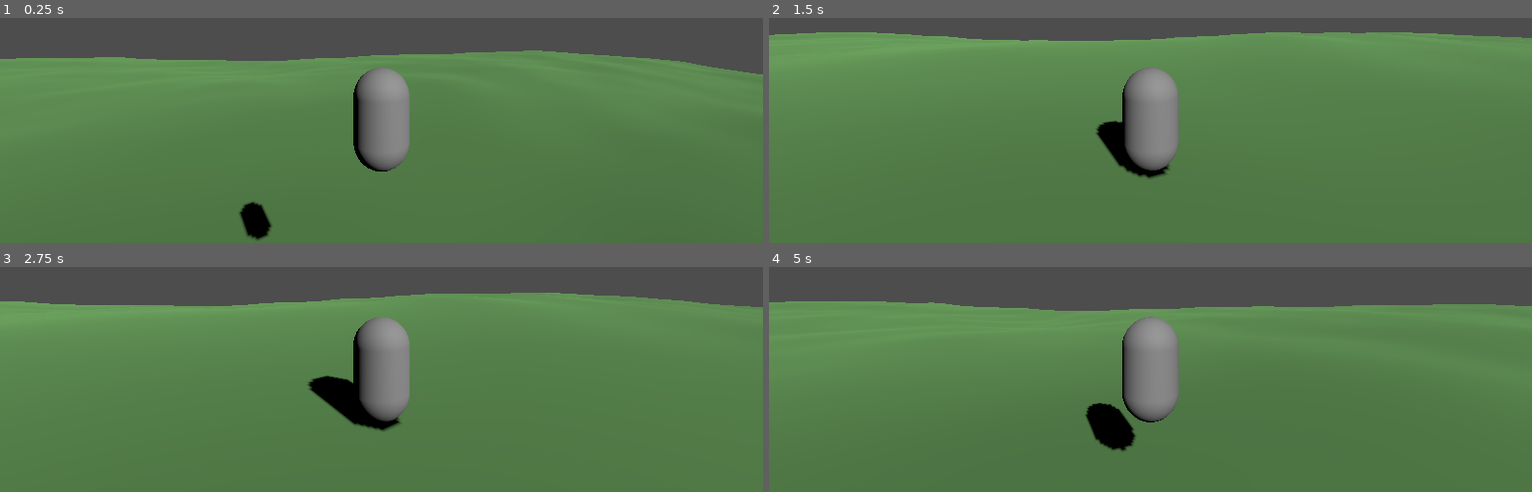
Above: before the commit, frames 1-4 (two rows, left to right).
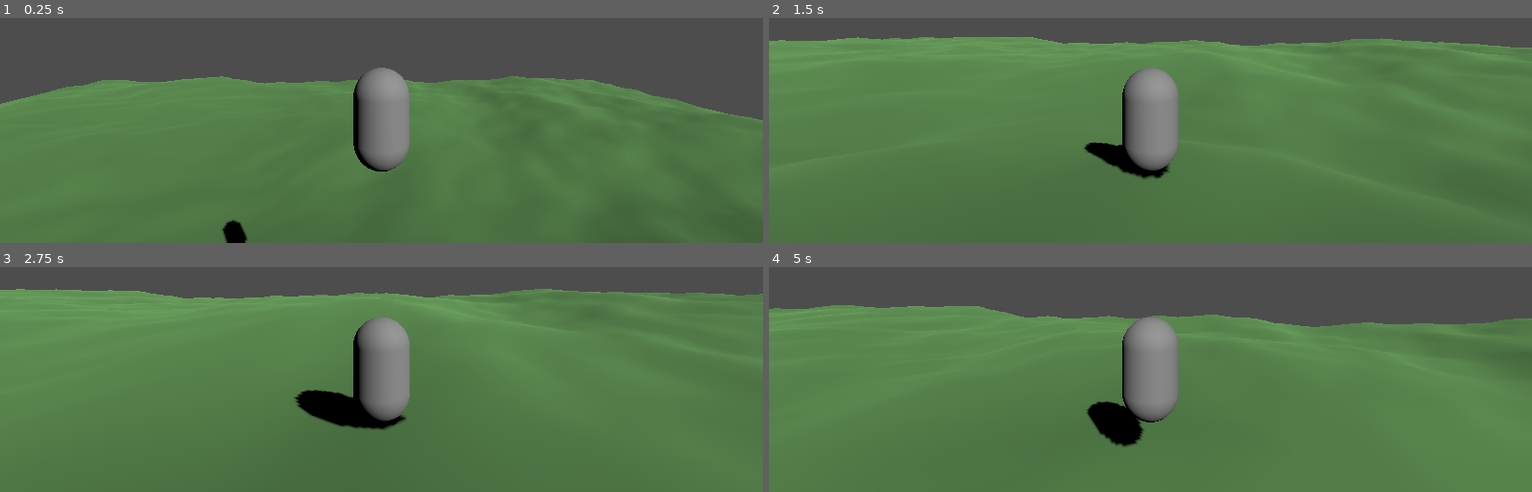
Above: after the commit, the same moments.

Repository: lawrencelin97/Big-Bad-Wolf
Game: Godot game, scene res://scenes/Main.tscn
The game is run twice, just before and just after one commit, with the same random seed, the same clock (stepped at 60 frames per second) and the same inputs.
Inputs (mouse positions are in pixels of both pictures, inside the frame that each line leads up to):
- Up to frame 1 (0.25 s): no input
- Up to frame 2 (1.5 s): move the mouse to (1188, 27) at 0.52 s; hold W (move_forward) from 0.53 s (still down); tap Space (jump) at 0.77 s; move the mouse to (1112, 31) at 1.27 s
- Up to frame 3 (2.75 s): keep holding W (move_forward); tap Space (jump) at 1.52 s; move the mouse to (396, 271) at 2.02 s
- Up to frame 4 (5 s): keep holding W (move_forward); move the mouse to (1142, 285) at 2.77 s; tap Space (jump) at 3.02, 3.77, 4.52 s; move the mouse to (1203, 282) at 3.52 s; move the mouse to (1089, 273) at 4.27 s

The runs differ from the first frame. In frame 1, 13% of the frame differs, in the area x 0-100%, y 14-100%; in frame 2, 3.4%; in frame 3, 4.7%; in frame 4, 5.2%.

Commit message:
messing with aoes

Diff:
--- a/scenes/Main.tscn
+++ b/scenes/Main.tscn
@@ -1,20 +1,20 @@
-[gd_scene format=3 uid="uid://bx3main00001"]
+[gd_scene load_steps=4 format=3 uid="uid://bx3main00001"]
 
-[ext_resource type="Script" uid="uid://cd1wbhtbu353g" path="res://scripts/TerrainGenerator.gd" id="1"]
-[ext_resource type="PackedScene" uid="uid://bx3player0001" path="res://scenes/Player.tscn" id="2"]
-[ext_resource type="PackedScene" uid="uid://bx3boss00001" path="res://scenes/Boss.tscn" id="3"]
+[ext_resource type="Script" path="res://scripts/TerrainGenerator.gd" id="1"]
+[ext_resource type="PackedScene" path="res://scenes/Player.tscn" id="2"]
+[ext_resource type="PackedScene" path="res://scenes/Boss.tscn" id="3"]
 
-[node name="Main" type="Node3D" unique_id=622875861]
+[node name="Main" type="Node3D"]
 
-[node name="Terrain" type="MeshInstance3D" parent="." unique_id=1294037220]
+[node name="Terrain" type="MeshInstance3D" parent="."]
 script = ExtResource("1")
 
-[node name="DirectionalLight3D" type="DirectionalLight3D" parent="." unique_id=1844109966]
+[node name="DirectionalLight3D" type="DirectionalLight3D" parent="."]
 transform = Transform3D(0.8, -0.5, 0.3, 0, 0.87, 0.5, -0.6, -0.4, 0.7, 0, 15, 0)
 shadow_enabled = true
 
-[node name="Player" parent="." unique_id=1010764341 instance=ExtResource("2")]
+[node name="Player" parent="." instance=ExtResource("2")]
 transform = Transform3D(1, 0, 0, 0, 1, 0, 0, 0, 1, 5, 10, 5)
 
-[node name="Boss" parent="." unique_id=842714539 instance=ExtResource("3")]
+[node name="Boss" parent="." instance=ExtResource("3")]
 transform = Transform3D(1, 0, 0, 0, 1, 0, 0, 0, 1, 20, 6, 20)
--- /dev/null
+++ b/scenes/attacks/AOEAttack.tscn
@@ -0,0 +1,24 @@
+[gd_scene load_steps=4 format=3 uid="uid://c1aoeattack01"]
+
+[ext_resource type="Script" path="res://scripts/attacks/AOEAttack.gd" id="1"]
+
+[sub_resource type="StandardMaterial3D" id="StandardMaterial3D_fill"]
+transparency = 1
+shading_mode = 0
+albedo_color = Color(1, 0, 0, 0.18)
+render_priority = 1
+
+[sub_resource type="StandardMaterial3D" id="StandardMaterial3D_ring"]
+transparency = 1
+shading_mode = 0
+albedo_color = Color(1, 0, 0, 0.9)
+render_priority = 2
+
+[node name="AOEAttack" type="Node3D"]
+script = ExtResource("1")
+
+[node name="FillMesh" type="MeshInstance3D" parent="."]
+material_override = SubResource("StandardMaterial3D_fill")
+
+[node name="RingMesh" type="MeshInstance3D" parent="."]
+material_override = SubResource("StandardMaterial3D_ring")
--- /dev/null
+++ b/scenes/attacks/CircleAOE.tscn
@@ -0,0 +1,7 @@
+[gd_scene load_steps=3 format=3 uid="uid://c1circleaoe01"]
+
+[ext_resource type="PackedScene" path="res://scenes/attacks/AOEAttack.tscn" id="1"]
+[ext_resource type="Script" path="res://scripts/attacks/CircleAOE.gd" id="2"]
+
+[node name="CircleAOE" instance=ExtResource("1")]
+script = ExtResource("2")
--- a/scripts/Boss.gd
+++ b/scripts/Boss.gd
@@ -2,30 +2,21 @@
 
 @export var max_health: int = 500
 @export var move_speed: float = 2.0        # slow — size implies weight
-@export var attack_radius: float = 6.0     # both the trigger range AND the AOE damage/telegraph radius
+@export var attack_radius: float = 6.0     # trigger range AND the AOE's radius
 @export var attack_damage: int = 30
 @export var telegraph_time: float = 1.0    # big enemies need a readable tell before the hit lands
 @export var attack_cooldown: float = 1.2
-@export var telegraph_y_offset: float = -3.95  # local Y so the circle sits at the boss's feet (adjust to your model)
-@export var telegraph_ground_clearance: float = 0.2  # tiny lift above terrain to prevent z-fighting on hills
 
 const GRAVITY = 20.0
+const CircleAOEScene := preload("res://scenes/attacks/CircleAOE.tscn")
 
 var current_health: int
 var player: Node3D
 var attacking := false
 
-var telegraph: Node3D
-var fill_material: StandardMaterial3D
-var ring_material: StandardMaterial3D
-var pulse_tween: Tween
-
-@onready var mesh: MeshInstance3D = $MeshInstance3D
-
 func _ready():
 	current_health = max_health
 	player = get_tree().get_first_node_in_group("player")
-	_create_telegraph_visual()
 
 func _physics_process(delta):
 	if not is_on_floor():
@@ -53,89 +44,19 @@
 
 	move_and_slide()
 
-## Builds a flat red disc + brighter ring, both unshaded and depth-test-disabled
-## so they read clearly as a ground telegraph even over hilly terrain.
-func _create_telegraph_visual():
-	telegraph = Node3D.new()
-	telegraph.name = "TelegraphCircle"
-	add_child(telegraph)
-	telegraph.position = Vector3(0, telegraph_y_offset + telegraph_ground_clearance, 0)
-	telegraph.scale = Vector3(attack_radius, 1.0, attack_radius)
-	telegraph.visible = false
-
-	# Fill disc
-	var fill_mesh = CylinderMesh.new()
-	fill_mesh.top_radius = 1.0
-	fill_mesh.bottom_radius = 1.0
-	fill_mesh.height = 0.02
-	fill_mesh.radial_segments = 48
-	var fill_instance = MeshInstance3D.new()
-	fill_instance.mesh = fill_mesh
-
-	fill_material = StandardMaterial3D.new()
-	fill_material.shading_mode = BaseMaterial3D.SHADING_MODE_UNSHADED
-	fill_material.transparency = BaseMaterial3D.TRANSPARENCY_ALPHA
-	fill_material.albedo_color = Color(1, 0, 0, 0.18)
-	#fill_material.no_depth_test = true       # draw on top of terrain instead of clipping into hills
-	fill_material.render_priority = 1
-	fill_instance.material_override = fill_material
-	telegraph.add_child(fill_instance)
-
-	# Brighter edge ring so the boundary of the AOE is unambiguous
-	var ring_mesh = TorusMesh.new()
-	ring_mesh.inner_radius = 0.92
-	ring_mesh.outer_radius = 1.0
-	ring_mesh.rings = 48
-	ring_mesh.ring_segments = 8
-	var ring_instance = MeshInstance3D.new()
-	ring_instance.mesh = ring_mesh
-
-	ring_material = StandardMaterial3D.new()
-	ring_material.shading_mode = BaseMaterial3D.SHADING_MODE_UNSHADED
-	ring_material.transparency = BaseMaterial3D.TRANSPARENCY_ALPHA
-	ring_material.albedo_color = Color(1, 0, 0, 0.9)
-	#ring_material.no_depth_test = true
-	ring_material.render_priority = 2
-	ring_instance.material_override = ring_material
-	telegraph.add_child(ring_instance)
-
 func _start_attack():
 	attacking = true
-	_show_telegraph()
-	await get_tree().create_timer(telegraph_time).timeout
-	_hide_telegraph()
-	_deal_attack_damage()
+
+	var atk: CircleAOE = CircleAOEScene.instantiate()
+	get_tree().current_scene.add_child(atk)
+	atk.radius = attack_radius
+	atk.damage = attack_damage
+	atk.telegraph_time = telegraph_time
+
+	await atk.execute(global_position)
+
 	await get_tree().create_timer(attack_cooldown).timeout
 	attacking = false
-
-func _show_telegraph():
-	telegraph.visible = true
-	fill_material.albedo_color.a = 0.12
-	ring_material.albedo_color.a = 0.5
-
-	if pulse_tween:
-		pulse_tween.kill()
-	pulse_tween = create_tween()
-	pulse_tween.set_loops()
-	# Pulses faster as the attack gets closer to landing — classic MMO "fill up" tension.
-	var pulse_speed = max(telegraph_time / 4.0, 0.15)
-	pulse_tween.tween_property(fill_material, "albedo_color:a", 0.45, pulse_speed)
-	pulse_tween.parallel().tween_property(ring_material, "albedo_color:a", 1.0, pulse_speed)
-	pulse_tween.tween_property(fill_material, "albedo_color:a", 0.12, pulse_speed)
-	pulse_tween.parallel().tween_property(ring_material, "albedo_color:a", 0.5, pulse_speed)
-
-func _hide_telegraph():
-	if pulse_tween:
-		pulse_tween.kill()
-	telegraph.visible = false
-
-func _deal_attack_damage():
-	if not player or not player.has_method("take_damage"):
-		return
-	var to_player = player.global_position - global_position
-	to_player.y = 0
-	if to_player.length() <= attack_radius:
-		player.take_damage(attack_damage)
 
 func take_damage(amount: int):
 	current_health -= amount
--- a/scripts/TerrainGenerator.gd
+++ b/scripts/TerrainGenerator.gd
@@ -3,10 +3,10 @@
 ## Attach this to a MeshInstance3D. It builds a heightmap-based ground mesh
 ## with slight rolling hills and generates matching collision at runtime.
 
-@export var width: int = 200
-@export var depth: int = 200
-@export var height_scale: float = 10.0        # keep LOW for "slight" hills (try 2-5)
-@export var noise_frequency: float = 0.005    # lower = broader, gentler hills
+@export var width: int = 100
+@export var depth: int = 100
+@export var height_scale: float = 3.0        # keep LOW for "slight" hills (try 2-5)
+@export var noise_frequency: float = 0.04    # lower = broader, gentler hills
 @export var random_seed: int = 0             # 0 = random each run
 
 var noise := FastNoiseLite.new()
@@ -16,6 +16,7 @@
 	noise.frequency = noise_frequency
 	noise.seed = random_seed if random_seed != 0 else randi()
 	generate_terrain()
+	add_to_group("terrain")
 
 func generate_terrain():
 	var st = SurfaceTool.new()
--- /dev/null
+++ b/scripts/aoe_indicator.gd
@@ -0,0 +1,40 @@
+extends Node3D
+
+@export var expand_time := 1.5
+@export var max_radius := 1.0
+@export var damage := 25
+@export var delay_before_damage := 0.2
+
+var current_radius := 0.0
+var elapsed := 0.0
+var triggered := false
+
+@onready var mesh := $MeshInstance3D
+@onready var area := $Area3D
+
+func _process(delta):
+	if triggered:
+		return
+
+	elapsed += delta
+	current_radius = clamp(elapsed / expand_time, 0.0, 1.0)
+
+	# Update shader radius
+	var mat : ShaderMaterial = mesh.get_active_material()
+	mat.set_shader_parameter("radius", current_radius * max_radius)
+
+	# Update collision shape radius
+	var shape : CylinderShape3D = area.get_node("CollisionShape3D").shape
+	shape.radius = current_radius * max_radius * 2.0
+
+	# When fully expanded → deal damage
+	if elapsed >= expand_time + delay_before_damage:
+		triggered = true
+		apply_damage()
+		queue_free()
+
+
+func apply_damage():
+	for body in area.get_overlapping_bodies():
+		if body.has_method("take_damage"):
+			body.take_damage(damage)
--- /dev/null
+++ b/scripts/attacks/AOEAttack.gd
@@ -0,0 +1,132 @@
+class_name AOEAttack
+extends Node3D
+
+## Base class for ground-telegraphed AOE attacks (circle, cone, line, etc).
+## Subclasses only need to override _get_boundary_points() and _is_inside();
+## the telegraph visuals, terrain-conforming mesh, and damage resolution are
+## all handled here and shared by every shape.
+
+@export var radius: float = 6.0
+@export var damage: int = 30
+@export var telegraph_time: float = 1.0
+@export var color: Color = Color(1, 0, 0)
+@export var target_group: String = "player"
+@export var ground_clearance: float = 0.03
+@export var ring_thickness: float = 0.5
+
+signal telegraph_started
+signal attack_resolved(targets_hit: Array)
+
+var terrain: Node
+var pulse_tween: Tween
+
+@onready var fill_mesh_instance: MeshInstance3D = $FillMesh
+@onready var ring_mesh_instance: MeshInstance3D = $RingMesh
+@onready var fill_material: StandardMaterial3D = fill_mesh_instance.material_override.duplicate()
+@onready var ring_material: StandardMaterial3D = ring_mesh_instance.material_override.duplicate()
+
+func _ready():
+	# Duplicate materials so multiple attack instances don't share (and fight
+	# over) the same alpha-pulse animation.
+	fill_mesh_instance.material_override = fill_material
+	ring_mesh_instance.material_override = ring_material
+	fill_material.albedo_color = Color(color.r, color.g, color.b, fill_material.albedo_color.a)
+	ring_material.albedo_color = Color(color.r, color.g, color.b, ring_material.albedo_color.a)
+
+	terrain = get_tree().get_first_node_in_group("terrain")
+	top_level = true   # ignore parent rotation/scale — stays flat and world-aligned
+	visible = false
+
+## Override in a derived class: return terrain-conforming boundary points
+## (local offsets from this node's origin) that outline the shape's edge.
+func _get_boundary_points(segments: int = 48) -> PackedVector3Array:
+	push_error("AOEAttack subclasses must override _get_boundary_points()")
+	return PackedVector3Array()
+
+## Override in a derived class: true if a local offset (relative to this
+## attack's origin, y ignored) falls inside the danger zone.
+func _is_inside(local_offset: Vector3) -> bool:
+	push_error("AOEAttack subclasses must override _is_inside()")
+	return false
+
+## Runs the full telegraph -> wait -> damage -> cleanup sequence at the given
+## world position. Call as: await attack.execute(boss.global_position)
+func execute(at_position: Vector3):
+	global_position = at_position
+	_rebuild_mesh()
+	_show_telegraph()
+	telegraph_started.emit()
+	await get_tree().create_timer(telegraph_time).timeout
+	_hide_telegraph()
+	var hit = _resolve_damage()
+	attack_resolved.emit(hit)
+	queue_free()
+
+func _terrain_height_at(world_x: float, world_z: float) -> float:
+	if terrain and terrain.has_method("get_height_at"):
+		return terrain.get_height_at(world_x, world_z)
+	return global_position.y
+
+func _resolve_damage() -> Array:
+	var hit := []
+	for body in get_tree().get_nodes_in_group(target_group):
+		if not body is Node3D:
+			continue
+		var offset = body.global_position - global_position
+		offset.y = 0
+		if _is_inside(offset) and body.has_method("take_damage"):
+			body.take_damage(damage)
+			hit.append(body)
+	return hit
+
+func _rebuild_mesh():
+	var outer = _get_boundary_points()
+	var center_h = _terrain_height_at(global_position.x, global_position.z) + ground_clearance
+	var center_local = Vector3(0, center_h - global_position.y, 0)
+
+	var st = SurfaceTool.new()
+	st.begin(Mesh.PRIMITIVE_TRIANGLES)
+	for i in range(outer.size() - 1):
+		st.add_vertex(center_local)
+		st.add_vertex(outer[i])
+		st.add_vertex(outer[i + 1])
+	st.generate_normals()
+	fill_mesh_instance.mesh = st.commit()
+
+	# Edge ring: each boundary point pulled slightly toward center for a band.
+	var st_ring = SurfaceTool.new()
+	st_ring.begin(Mesh.PRIMITIVE_TRIANGLES)
+	for i in range(outer.size() - 1):
+		var a_len = max(outer[i].length(), 0.01)
+		var b_len = max(outer[i + 1].length(), 0.01)
+		var inner_a = outer[i].lerp(center_local, ring_thickness / a_len)
+		var inner_b = outer[i + 1].lerp(center_local, ring_thickness / b_len)
+		st_ring.add_vertex(inner_a)
+		st_ring.add_vertex(outer[i])
+		st_ring.add_vertex(outer[i + 1])
+		st_ring.add_vertex(inner_a)
+		st_ring.add_vertex(outer[i + 1])
+		st_ring.add_vertex(inner_b)
+	st_ring.generate_normals()
+	ring_mesh_instance.mesh = st_ring.commit()
+
+func _show_telegraph():
+	visible = true
+	fill_material.albedo_color.a = 0.12
+	ring_material.albedo_color.a = 0.5
+
+	if pulse_tween:
+		pulse_tween.kill()
+	pulse_tween = create_tween()
+	pulse_tween.set_loops()
+	# Pulses faster as the attack gets closer to landing.
+	var pulse_speed = max(telegraph_time / 4.0, 0.15)
+	pulse_tween.tween_property(fill_material, "albedo_color:a", 0.45, pulse_speed)
+	pulse_tween.parallel().tween_property(ring_material, "albedo_color:a", 1.0, pulse_speed)
+	pulse_tween.tween_property(fill_material, "albedo_color:a", 0.12, pulse_speed)
+	pulse_tween.parallel().tween_property(ring_material, "albedo_color:a", 0.5, pulse_speed)
+
+func _hide_telegraph():
+	if pulse_tween:
+		pulse_tween.kill()
+	visible = false
--- /dev/null
+++ b/scripts/attacks/CircleAOE.gd
@@ -0,0 +1,17 @@
+class_name CircleAOE
+extends AOEAttack
+
+## Simple circular ground AOE, centered on this node.
+
+func _get_boundary_points(segments: int = 48) -> PackedVector3Array:
+	var points = PackedVector3Array()
+	for i in range(segments + 1):
+		var angle = i * TAU / segments
+		var wx = global_position.x + cos(angle) * radius
+		var wz = global_position.z + sin(angle) * radius
+		var h = _terrain_height_at(wx, wz) + ground_clearance
+		points.append(Vector3(wx - global_position.x, h - global_position.y, wz - global_position.z))
+	return points
+
+func _is_inside(local_offset: Vector3) -> bool:
+	return local_offset.length() <= radius
Not shown, added: scripts/aoe_indicator.gd.uid
Not shown, added: scripts/attacks/AOEAttack.gd.uid
Not shown, added: scripts/attacks/CircleAOE.gd.uid
